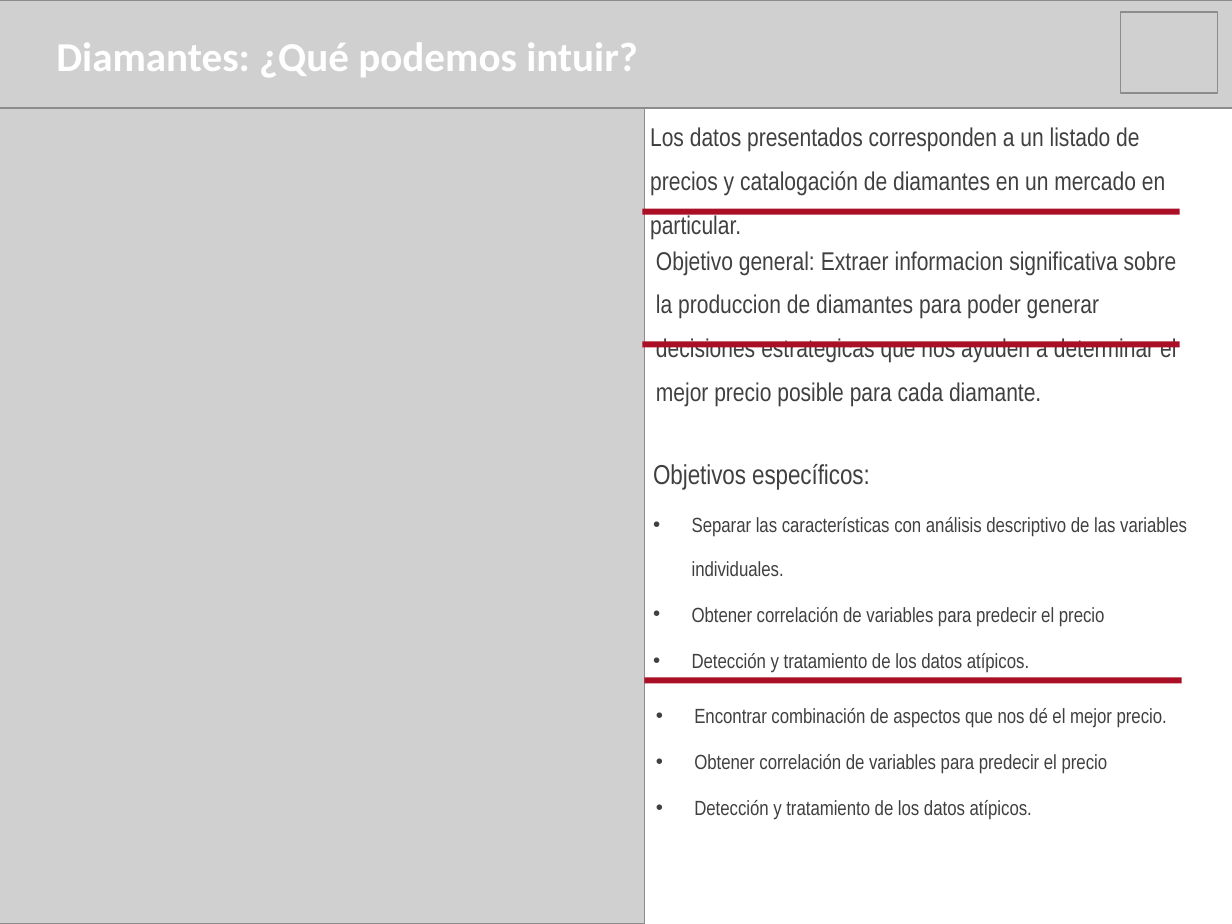
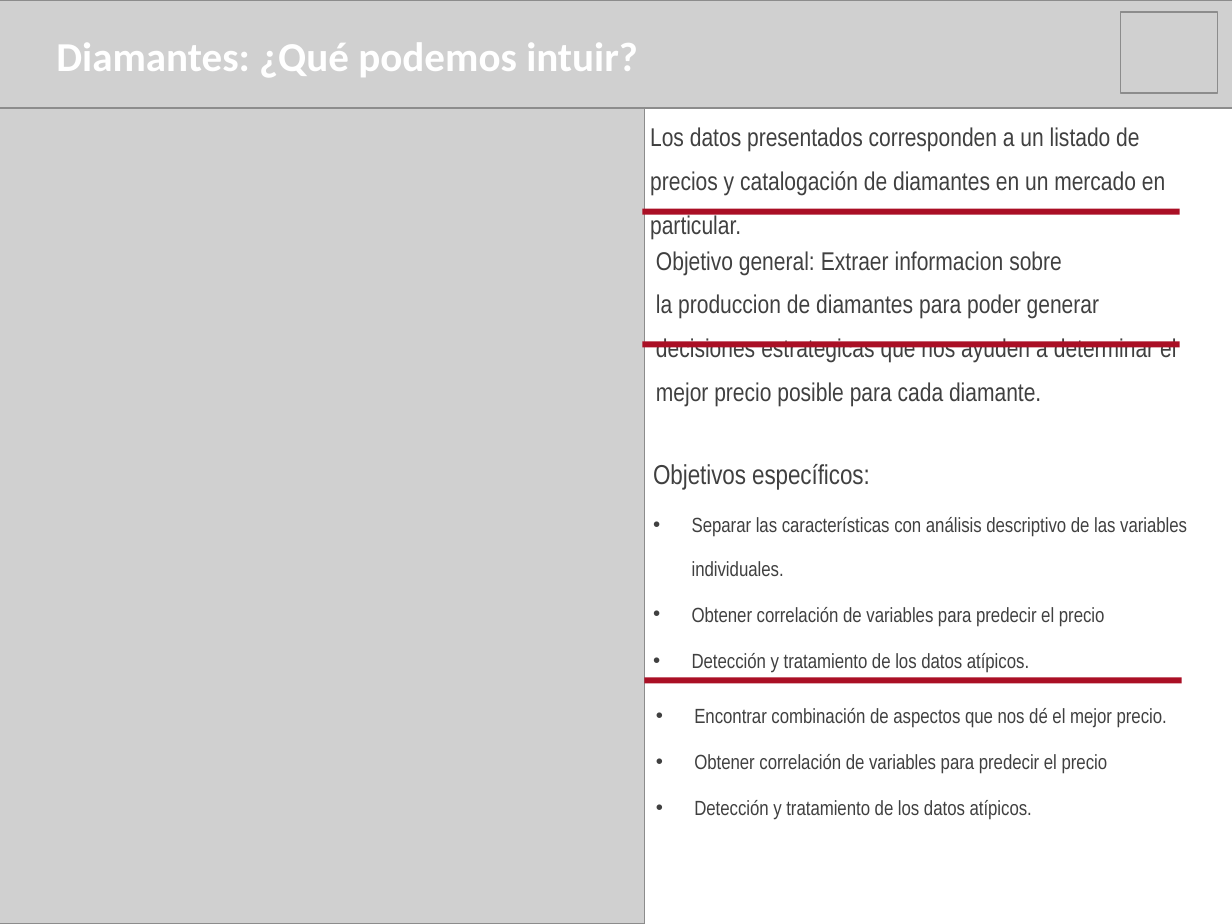
Before and after one commit to IgnGGA/grupo9, a slide deck: slide 5 of presentacionMineriaDeDatos.pptx. Drawn at 1232x924 pixels with LibreOffice and Linux fonts; fonts in the diff are those of the drawing; grey boxes stand for pictures. Boxes give left, top, right and bottom in pixels: in the first picture for what was removed or moved away, otherwise in the second. Text is boxed around its words. In the diff, an @@ line names an element or a change of style, - is before the commit and + after.

Commit message:
nueva modificacion en la presentación

```diff
--- a/presentacionMineriaDeDatos.pptx
+++ b/presentacionMineriaDeDatos.pptx
@@ text at bbox=[656, 251, 1176, 407]: text changed @@
-Objetivo general: Extraer informacion significativa sobre la produccion de diamantes para poder generar decisiones estrategicas que nos ayuden a determinar el mejor precio posible para cada diamante.
+Objetivo general: Extraer informacion sobre la produccion de diamantes para poder generar decisiones estrategicas que nos ayuden a determinar el mejor precio posible para cada diamante.
```
